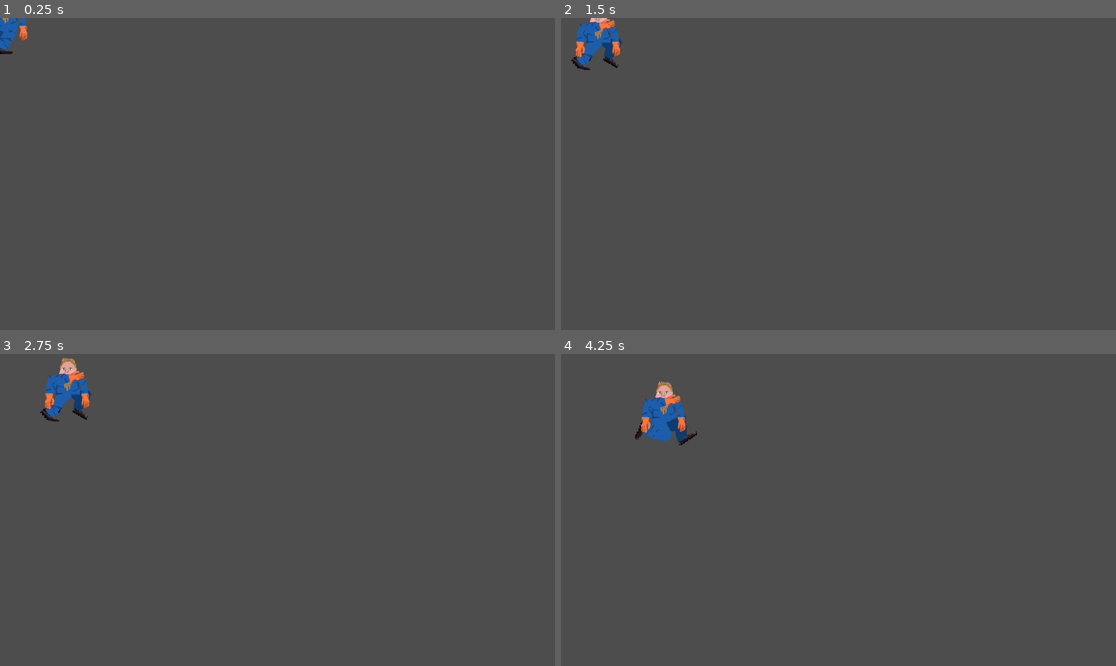
Above: before the commit, frames 1-4 (two rows, left to right).
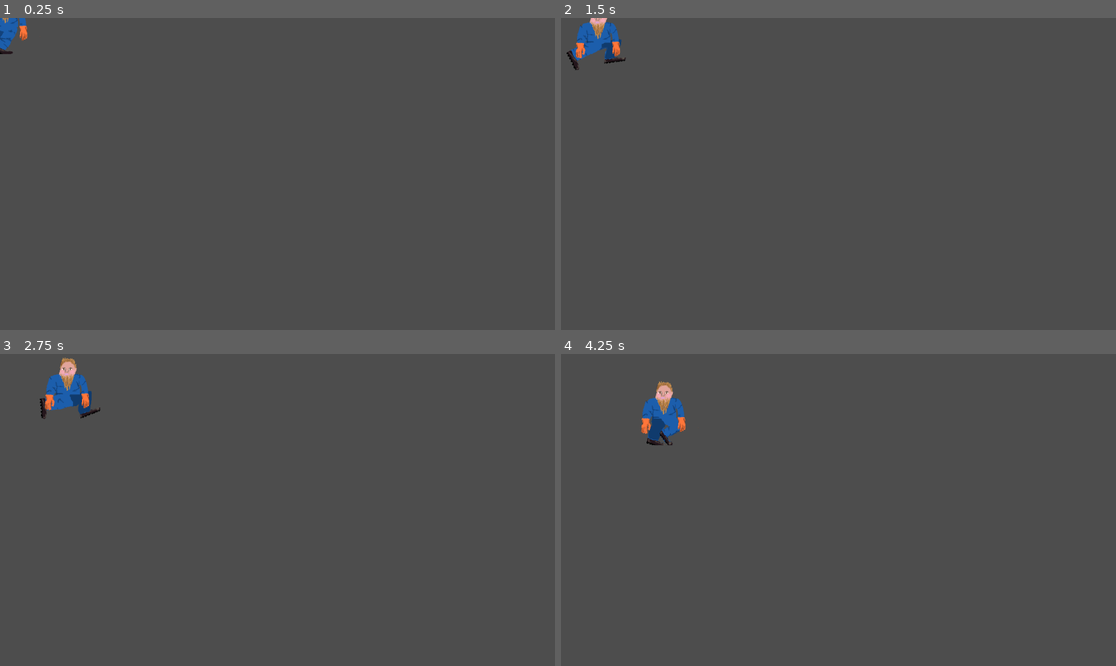
Above: after the commit, the same moments.

Repository: Parker-Vetter/snow-man-brawl
Game: Godot game, scene res://MainGame/Scenes/player2.tscn
Same seed, same stepped clock (60 frames per second), same inputs: the game is played once before the commit and once after it. This scene is started directly instead of the project's main scene.
Inputs (mouse positions are in pixels of both pictures, inside the frame that each line leads up to):
- Up to frame 1 (0.25 s): no input
- Up to frame 2 (1.5 s): move the mouse to (960, 158) at 0.52 s; move the mouse to (727, 189) at 1.27 s
- Up to frame 3 (2.75 s): move the mouse to (333, 441) at 2.02 s
- Up to frame 4 (4.25 s): move the mouse to (810, 572) at 2.77 s; move the mouse to (1005, 556) at 3.52 s

The runs differ from the first frame. In frame 2, 0.4% of the frame differs, in the area x 1-12%, y 0-17%; in frame 3, 0.5%; in frame 4, 0.7%, in the area x 13-25%, y 12-30%.

Commit message:
player sprites better

Diff:
--- a/MainGame/Scenes/player2.tscn
+++ b/MainGame/Scenes/player2.tscn
@@ -2,7 +2,6 @@
 
 [ext_resource type="Script" uid="uid://dx6v36ecoksvj" path="res://MainGame/Scripts/player.gd" id="1_mta5u"]
 [ext_resource type="Texture2D" uid="uid://drhmw0seqyp60" path="res://MainGame/Assets/player-Sheet.png" id="2_mta5u"]
-[ext_resource type="Texture2D" uid="uid://mnksijcnkqbl" path="res://MainGame/Assets/arm.png" id="3_nw3ce"]
 
 [sub_resource type="AtlasTexture" id="AtlasTexture_nw3ce"]
 atlas = ExtResource("2_mta5u")
@@ -30,43 +29,39 @@
 
 [sub_resource type="AtlasTexture" id="AtlasTexture_okscp"]
 atlas = ExtResource("2_mta5u")
-region = Rect2(1350, 0, 225, 225)
+region = Rect2(0, 225, 225, 225)
 
 [sub_resource type="AtlasTexture" id="AtlasTexture_ijg7m"]
 atlas = ExtResource("2_mta5u")
-region = Rect2(1575, 0, 225, 225)
+region = Rect2(225, 225, 225, 225)
 
 [sub_resource type="AtlasTexture" id="AtlasTexture_tt2b1"]
 atlas = ExtResource("2_mta5u")
-region = Rect2(1800, 0, 225, 225)
+region = Rect2(450, 225, 225, 225)
 
 [sub_resource type="AtlasTexture" id="AtlasTexture_f7f5n"]
 atlas = ExtResource("2_mta5u")
-region = Rect2(2025, 0, 225, 225)
+region = Rect2(675, 225, 225, 225)
 
 [sub_resource type="AtlasTexture" id="AtlasTexture_dem8q"]
 atlas = ExtResource("2_mta5u")
-region = Rect2(2250, 0, 225, 225)
+region = Rect2(900, 225, 225, 225)
 
 [sub_resource type="AtlasTexture" id="AtlasTexture_0jkyo"]
 atlas = ExtResource("2_mta5u")
-region = Rect2(2475, 0, 225, 225)
+region = Rect2(1125, 225, 225, 225)
 
 [sub_resource type="AtlasTexture" id="AtlasTexture_73i7l"]
 atlas = ExtResource("2_mta5u")
-region = Rect2(2700, 0, 225, 225)
+region = Rect2(0, 450, 225, 225)
 
 [sub_resource type="AtlasTexture" id="AtlasTexture_uddqp"]
 atlas = ExtResource("2_mta5u")
-region = Rect2(2925, 0, 225, 225)
+region = Rect2(225, 450, 225, 225)
 
 [sub_resource type="AtlasTexture" id="AtlasTexture_7o5q4"]
 atlas = ExtResource("2_mta5u")
-region = Rect2(3150, 0, 225, 225)
-
-[sub_resource type="AtlasTexture" id="AtlasTexture_tghve"]
-atlas = ExtResource("2_mta5u")
-region = Rect2(3375, 0, 225, 225)
+region = Rect2(450, 450, 225, 225)
 
 [sub_resource type="SpriteFrames" id="SpriteFrames_5xoc3"]
 animations = [{
@@ -120,9 +115,6 @@
 }, {
 "duration": 1.0,
 "texture": SubResource("AtlasTexture_7o5q4")
-}, {
-"duration": 1.0,
-"texture": SubResource("AtlasTexture_tghve")
 }],
 "loop": true,
 "name": &"run",
@@ -133,24 +125,28 @@
 radius = 70.00714
 
 [sub_resource type="AtlasTexture" id="AtlasTexture_5xoc3"]
-atlas = ExtResource("3_nw3ce")
-region = Rect2(0, 0, 225, 225)
+atlas = ExtResource("2_mta5u")
+region = Rect2(900, 450, 225, 225)
 
 [sub_resource type="AtlasTexture" id="AtlasTexture_sjqtk"]
-atlas = ExtResource("3_nw3ce")
-region = Rect2(225, 0, 225, 225)
+atlas = ExtResource("2_mta5u")
+region = Rect2(1125, 450, 225, 225)
 
 [sub_resource type="AtlasTexture" id="AtlasTexture_ue3cr"]
-atlas = ExtResource("3_nw3ce")
-region = Rect2(450, 0, 225, 225)
+atlas = ExtResource("2_mta5u")
+region = Rect2(0, 675, 225, 225)
 
 [sub_resource type="AtlasTexture" id="AtlasTexture_r6624"]
-atlas = ExtResource("3_nw3ce")
-region = Rect2(675, 0, 225, 225)
+atlas = ExtResource("2_mta5u")
+region = Rect2(225, 675, 225, 225)
 
 [sub_resource type="AtlasTexture" id="AtlasTexture_kooas"]
-atlas = ExtResource("3_nw3ce")
-region = Rect2(900, 0, 225, 225)
+atlas = ExtResource("2_mta5u")
+region = Rect2(450, 675, 225, 225)
+
+[sub_resource type="AtlasTexture" id="AtlasTexture_f3uyv"]
+atlas = ExtResource("2_mta5u")
+region = Rect2(675, 675, 225, 225)
 
 [sub_resource type="SpriteFrames" id="SpriteFrames_f3uyv"]
 animations = [{
@@ -169,9 +165,12 @@
 }, {
 "duration": 1.0,
 "texture": SubResource("AtlasTexture_kooas")
+}, {
+"duration": 1.0,
+"texture": SubResource("AtlasTexture_f3uyv")
 }],
 "loop": false,
-"name": &"default",
+"name": &"throw",
 "speed": 5.0
 }]
 
@@ -182,8 +181,8 @@
 sprite_frames = SubResource("SpriteFrames_5xoc3")
 animation = &"run"
 autoplay = "idle"
-frame = 7
-frame_progress = 0.06377352
+frame = 5
+frame_progress = 0.8855903
 speed_scale = 2.0
 
 [node name="CollisionShape2D" type="CollisionShape2D" parent="." unique_id=1313249225]
@@ -196,5 +195,7 @@
 [node name="arm" type="AnimatedSprite2D" parent="." unique_id=1829775417]
 position = Vector2(4.65, 4.86)
 sprite_frames = SubResource("SpriteFrames_f3uyv")
-frame = 1
+animation = &"throw"
+frame = 5
+frame_progress = 1.0
 speed_scale = 3.0
--- a/MainGame/Scripts/player.gd
+++ b/MainGame/Scripts/player.gd
@@ -13,8 +13,10 @@
 @export var shootDelay:float = 1
 
 var shootTimer: Timer
+var pendingTarget: Node2D = null
 
 func _ready() -> void:
+	armSprite.frame_changed.connect(_on_arm_frame_changed)
 	shootTimer = Timer.new()
 	shootTimer.wait_time = shootDelay
 	shootTimer.timeout.connect(_on_shoot_timer_timeout)
@@ -38,6 +40,17 @@
 	return nearest
 
 func shoot(target: Node2D):
+	pendingTarget = target
+	#play arm animation - projectile spawns on frame 3
+	armSprite.frame = 0
+	armSprite.play("throw")
+
+func _on_arm_frame_changed():
+	if armSprite.frame == 3 and pendingTarget and is_instance_valid(pendingTarget):
+		spawn_projectile(pendingTarget)
+		pendingTarget = null
+
+func spawn_projectile(target: Node2D):
 	var instance = projectile.instantiate()
 	var shootAngle = position.direction_to(target.global_position).angle()
 	instance.dir = shootAngle - PI/2
@@ -48,10 +61,6 @@
 	instance.spawnRot = shootAngle
 	instance.spinSpeed = randf_range(-300, 300)
 	main.add_child.call_deferred(instance)
-
-	#play arm animation
-	armSprite.frame = 0
-	armSprite.play("default")
 
 func _physics_process(delta):
 	#move toward the mouse
Binary file removed: MainGame/Assets/arm.png
Not shown, removed: MainGame/Assets/arm.png.import
Binary file changed: MainGame/Assets/player-Sheet.png
